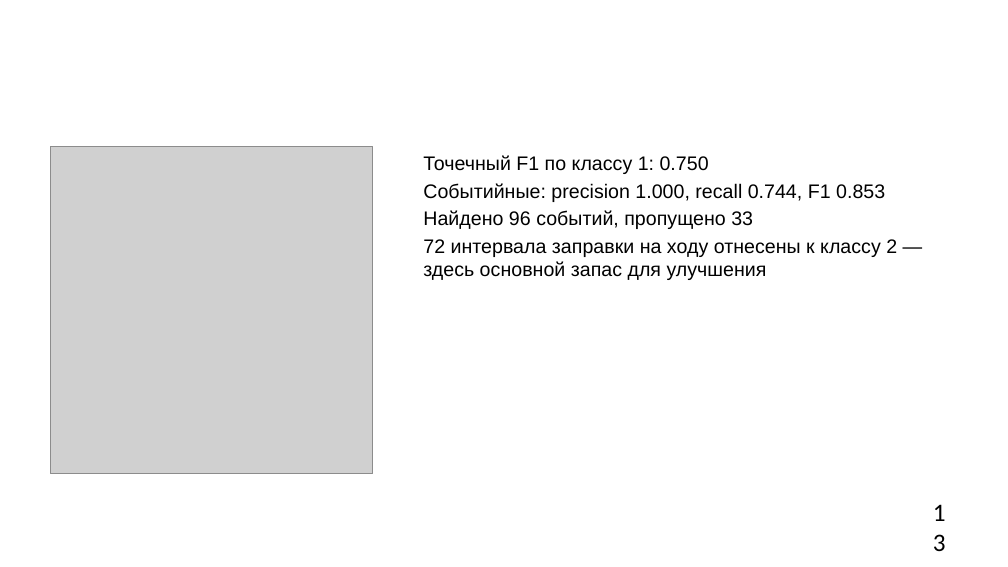
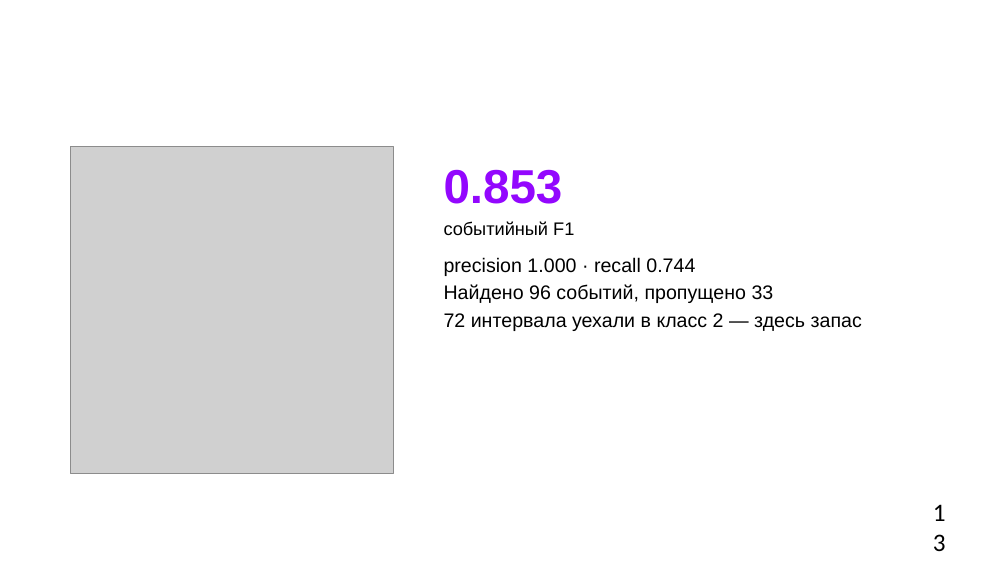
Before and after one commit to hehehelp123/fuel-refuel-lab, a slide deck: slide 13 of Лаба_заправки.pptx. Drawn at 1008x567 pixels with LibreOffice and Linux fonts; fonts in the diff are those of the drawing; grey boxes stand for pictures; background and template pictures are left out. Boxes give left, top, right and bottom in pixels: in the first picture for what was removed or moved away, otherwise in the second. Text is boxed around its words. In the diff, an @@ line names an element or a change of style, - is before the commit and + after.

```diff
--- a/Лаба_заправки.pptx
+++ b/Лаба_заправки.pptx
@@ picture: place and size @@
-picture at (50,146,373,474)
+picture at (71,146,393,474)
@@ text "0.853": place and size @@
-text "0.853" at (423,155,897,280)
+text "0.853" at (444,169,862,331)
@@ text at (444,169,695,276): text changed @@
-Точечный F1 по классу 1: 0.750
-Событийные: precision 1.000, recall 0.744, F1 0.853
+0.853
+событийный F1
+precision 1.000 · recall 0.744
@@ text at (444,313,862,331): text changed @@
-72 интервала заправки на ходу отнесены к классу 2 — здесь основной запас для улучшения
+72 интервала уехали в класс 2 — здесь запас
```
Also in this commit, not shown: 14 other slides changed, 1 slide added, 1 slide removed, 6 other files.
